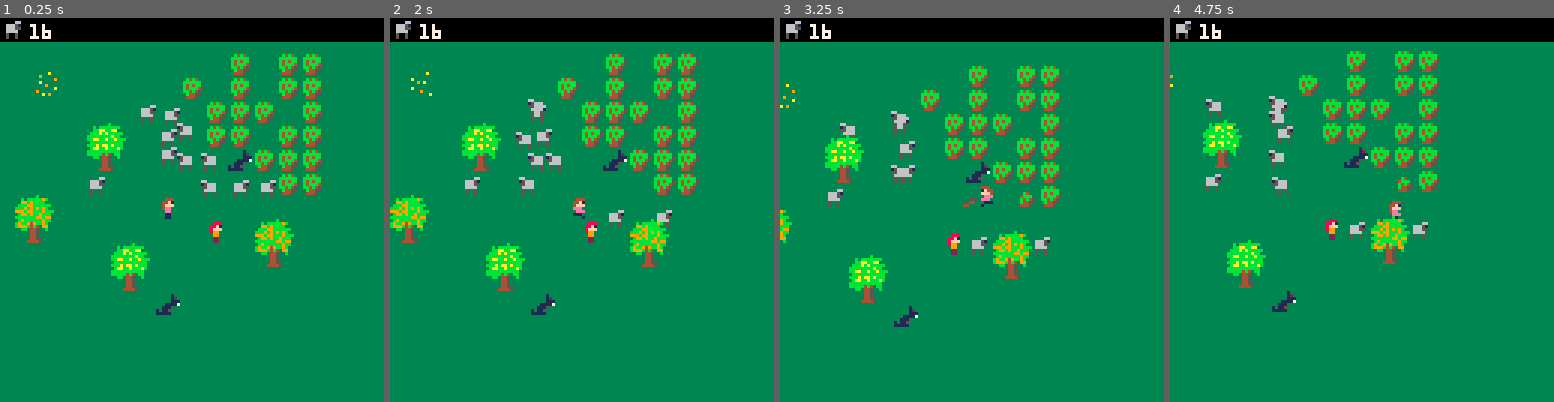
Above: before the commit, frames 1-4 (left to right).
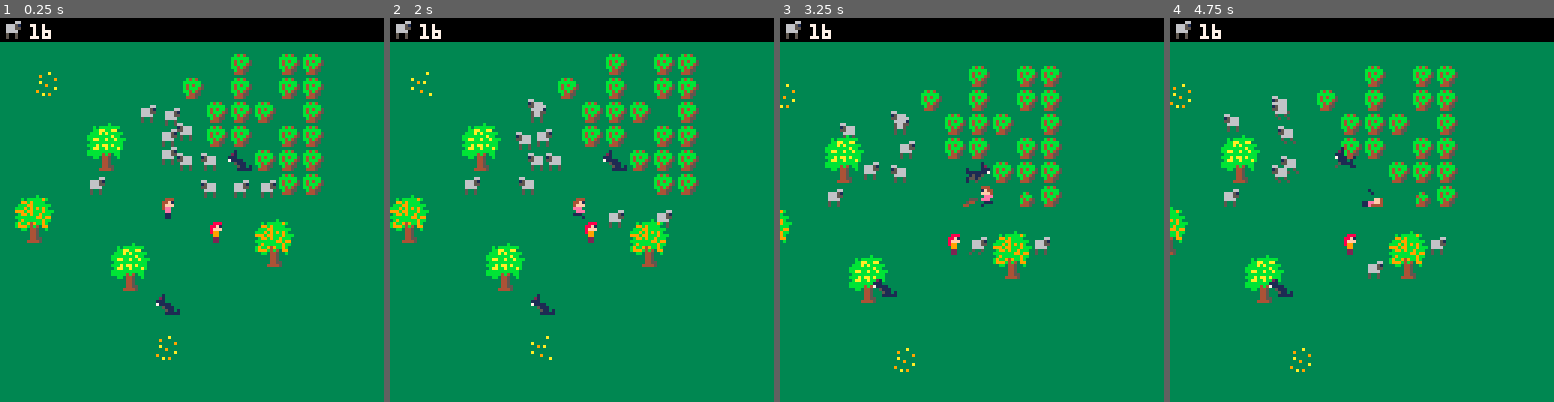
Above: after the commit, the same moments.

Repository: sdegutis/shepherdgame.com
Game: PICO-8 cartridge sheep.p8
The game is run twice, just before and just after one commit, with the same random seed, the same clock (stepped at 60 frames per second) and the same inputs.
Inputs:
- Up to frame 1 (0.25 s): no input
- Up to frame 2 (2 s): tap X (X key) at 0.33, 1.07, 1.85 s; tap O (Z key) at 0.7, 1.7 s; hold Right from 1.6 s (still down)
- Up to frame 3 (3.25 s): release Right at 2.1 s; tap O (Z key) at 2.1, 2.5, 2.9 s; hold Up 2.15-2.42 s; hold Right 2.47-3.03 s; tap X (X key) at 2.97 s; hold Left from 3.08 s (still down)
- Up to frame 4 (4.75 s): tap O (Z key) every 0.4 s from 3.3 to 4.5 s; release Left at 3.58 s; hold Down 3.63-3.97 s; hold Right 4.02-4.68 s; tap X (X key) at 4.08 s; hold Up from 4.73 s (still down)

The runs differ from the first frame. In frame 1, 0.4% of the frame differs, in the area x 40-66%, y 34-90%; in frame 2, 0.4%; in frame 3, 0.6%; in frame 4, 15%, in the area x 0-75%, y 8-93%.

Commit message:
Mostly done with wolves

Diff:
--- a/sheep.p8
+++ b/sheep.p8
@@ -519,6 +519,9 @@
 	if e2.k=='bees' then
 		sting(e2,e)
 		return true
+	elseif e2.k=='wolf' then
+		bite(e2,e)
+		return true
 	end
 end
 
@@ -1076,8 +1079,26 @@
 end
 
 function stingwolf(e,e2)
-	-- todo
-	stungwolf(e2,e)
+	local mx,my=randommoves()
+	danceoffstage(e,mx,my)
+	danceoffstage(e2,mx,my)
+end
+
+function danceoffstage(e,mx,my)
+	e.movable=true
+	e.mx=mx
+	e.my=my
+	e.speed=1
+	local t=60
+	e.collide=function()end
+	e.tick=function()
+		t-=1
+		if t==0 then
+			nexttick(function()
+				emap_remove(e)
+			end)
+		end
+	end
 end
 
 function trystinging(e)
@@ -1362,10 +1383,11 @@
 		offx=offx,
 		offy=offy,
 		t=0,
+		d=-1,
 		movable=true,
 		mx=0,
 		my=0,
-		speed=1,
+		speed=0.3,
 		collide=wolf_collide,
 		draw=drawwolf,
 		tick=tickwolf,
@@ -1375,24 +1397,68 @@
 end
 
 function drawwolf(e)
-	spr(10,e.x-e.offx,e.y-e.offy)
-	-- todo
+	local s=10
+
+	local f = false
+	if (e.d < 0) f=true
+
+	if e.moving then
+		if e.move_t % 10 <= 5 then
+			s += 16
+		else
+			s += 32
+		end
+	end
+
+	local x=e.x-e.offx
+	local y=e.y-e.offy
+
+	spr(s,x,y,1,1,f)
 end
 
 function wolf_collide(e,e2)
-	-- todo
+	if e2.k=='bees' then
+		stingwolf(e2,e)
+	elseif e2.k=='sheep' then
+		hitsheep(e2,e.d)
+	elseif e2.k=='player' then
+		bite(e,e2)
+	end
 end
 
 function tickwolf(e)
-	-- todo
+	if e.t==0 then
+		wolf_decide(e)
+	else
+		e.t-=1
+	end
+end
+
+function bite(e,e2)
+	sting(e,e2)
+	-- technically it works
+end
+
+function wolf_decide(e)
+	local still=rnd()<.90
+	if still then
+		e.t=30
+		e.mx=0
+		e.my=0
+	else
+		e.t=30
+		e.mx,e.my=randommoves()
+	end
 end
 
 function feedwolf(e)
-	-- todo
-end
-
-function stungwolf(e,e2)
-	-- todo
+	e.movable=false
+	e.eating=true
+	e.tick=function()
+
+	end
+	e.draw=function()
+	end
 end
 
 __gfx__
@@ -1557,6 +1623,6 @@
 1404000000000000000000000000000000000000000000000000000000000000000000000000000000000000000000000000000000061010102020202020303020202020201010100505000000000000360700000000000000000000000000000000000000000000000000000000000000000000000000000000000000000414
 140400000000000000000000000000000000000000000000000000000000000000000000000000000000000000000000000000000006101030302020202020202020202020201010100600000000000000000a000000000000000000000000000000000000000000000000000000000000000000000000000000000000000404
 1404000000000000000000000000000000000000000000000000000000000000000000000000000000000000000000000000000000061010202020202020202020202030302020101005050000000000000000000000000000000000000000000000000000000000000000000000000000000000000000000000000000000404
-1404040000000000000000000000000000000000000000000000000000000000000000000000000000000000000000000000000005051010202020302020202020202020202020201010060000000000000000000000000000000000000000000000000000000000000000000000000000000000000000000000000000000404
+1404040000000000000000000000000000000000000000000000000000000000000000000000000000000000000000000000000005051010202020302020202020202020202020201010060000000000000008000000000000000000000000000000000000000000000000000000000000000000000000000000000000000404
 1404040000000000000000000000000000000000000000000000000000000000000000000000000000000000000000000000000006101010202020202020202020202020202020201010060000000000000000000000000000000000000000000000000000000000000000000000000000000000000000000000000000000414
 1404040000000000000000000000000000000000000000000000000000000000000000000000000000000000000000000000000000101010302020202020202020202020203020201010000000000000000000000000000000000000000000000000000000000000000000000000000000000000000000000000000000000014
